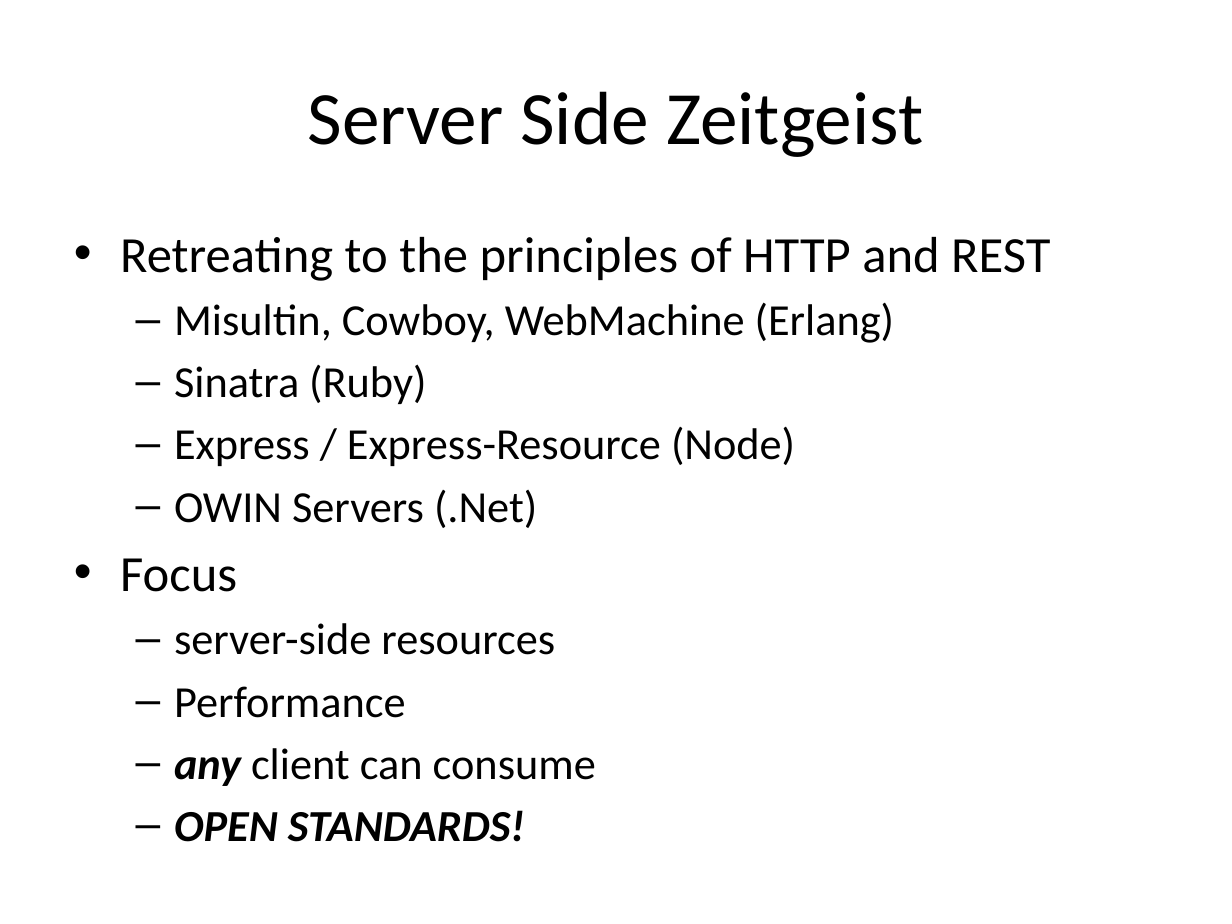
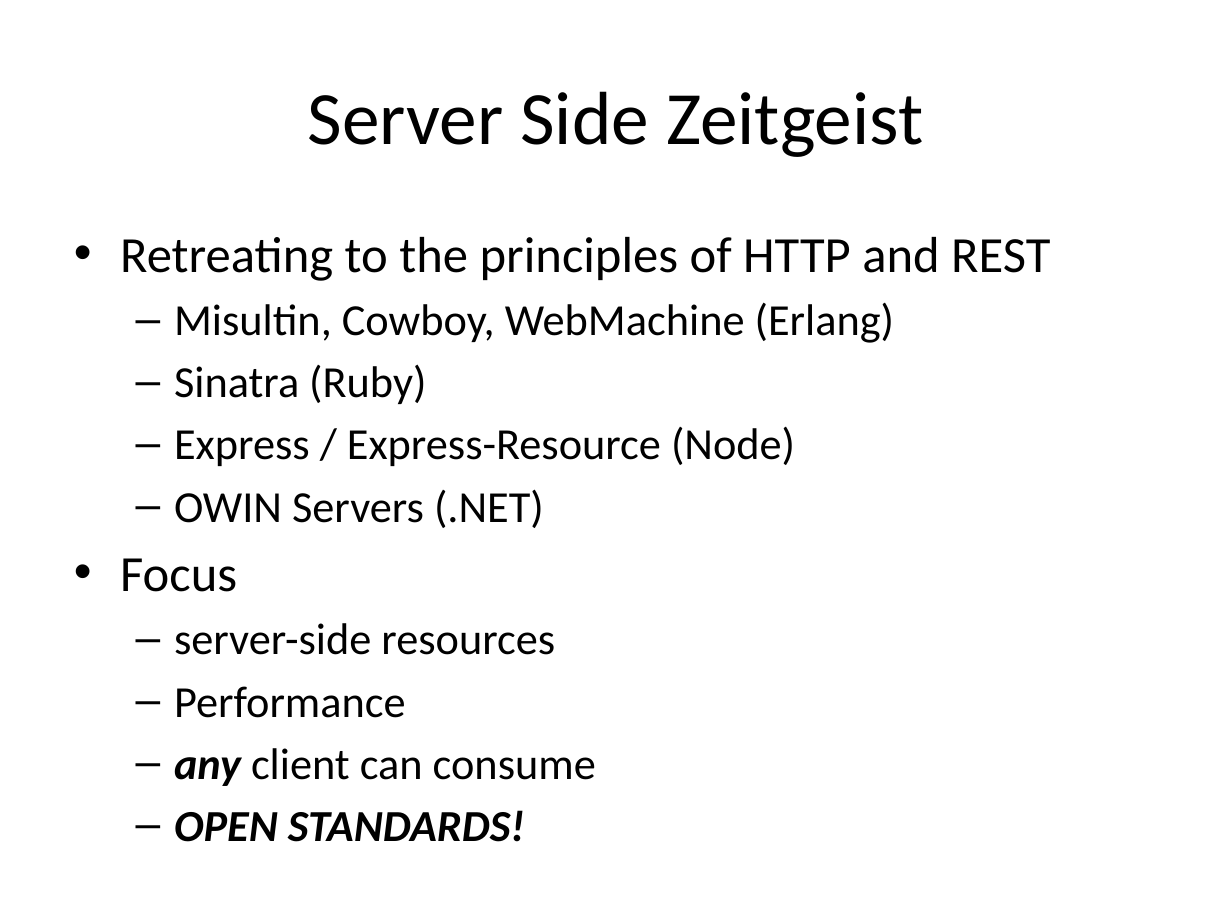
Before and after one commit to vaporworks/Devlink2011-REST-WebClient, a slide deck: slide 13 of PowerPoint/joint_talk_notes.pptx. Drawn at 1232x924 pixels with LibreOffice and Linux fonts; fonts in the diff are those of the drawing. Boxes give left, top, right and bottom in pixels: in the first picture for what was removed or moved away, otherwise in the second. Text is boxed around its words. In the diff, an @@ line names an element or a change of style, - is before the commit and + after.

```diff
--- a/PowerPoint/joint_talk_notes.pptx
+++ b/PowerPoint/joint_talk_notes.pptx
@@ text at bbox=[174, 489, 544, 528]: text changed @@
-  – OWIN Servers (.Net)
+  – OWIN Servers (.NET)
```
Also in this commit, not shown: 6 other slides changed.
